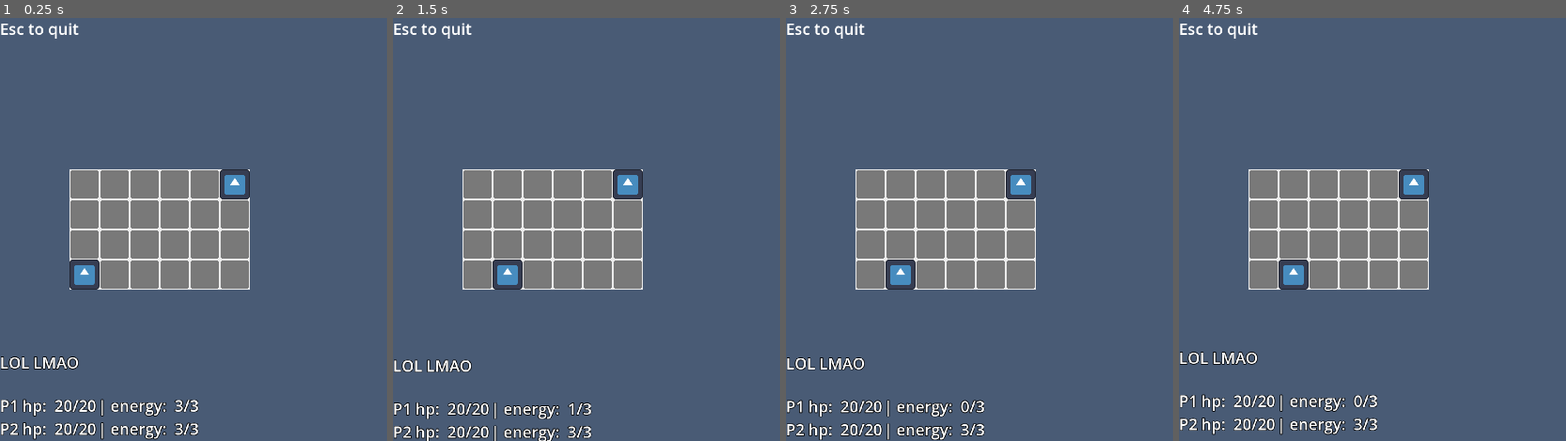
Above: before the commit, frames 1-4 (left to right).
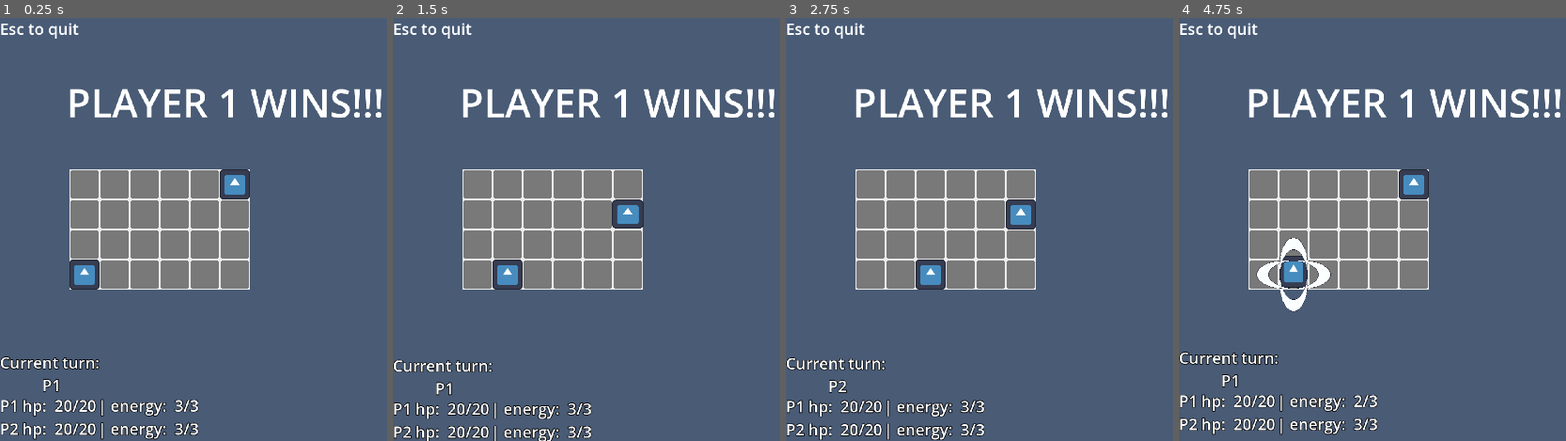
Above: after the commit, the same moments.

Repository: Mark0DumbASSdino/Gridworld-Battle-Simulator
Game: Godot game, scene res://screens/game/game.tscn
Same seed, same stepped clock (60 frames per second), same inputs: the game is played once before the commit and once after it. The engine's default icon, where the game draws it, is replaced by a stand-in: a white triangle on a blue panel in a dark square.
Inputs:
- Up to frame 1 (0.25 s): no input
- Up to frame 2 (1.5 s): hold D (right) 0.53-1.28 s; tap Space (attack) at 0.6 s; tap E (end_turn) at 0.8, 1.35 s; hold S (down) from 1.28 s (still down)
- Up to frame 3 (2.75 s): tap Space (attack) at 1.55, 2.1 s; release S (down) at 2.03 s; hold D (right) from 2.03 s (still down); tap E (end_turn) at 2.3 s
- Up to frame 4 (4.75 s): release D (right) at 2.78 s; hold W (up) 2.78-3.53 s; tap E (end_turn) at 2.85, 3.8, 4.35 s; tap Space (attack) at 3.05, 3.6, 4.55 s; hold A (left) from 3.53 s (still down)

The runs differ from the first frame. In frame 1, 2.8% of the frame differs, in the area x 0-99%, y 16-89%; in frame 2, 3.9%; in frame 3, 5.0%, in the area x 0-99%, y 16-98%; in frame 4, 3.9%.

Commit message:
Add turn system and attack visuals to Brawn
Implemented a turn-based system with turn switching and end-turn controls. Added attack visual effects and new Trail2.png asset for attack animations. Refactored player and Brawn scripts to support turn logic, attack cooldowns, and win condition handling. Updated scene files to include new nodes and UI elements for turn and win display.

Diff:
--- a/character_components/player_component/player_component.gd
+++ b/character_components/player_component/player_component.gd
@@ -7,8 +7,6 @@
 @onready var p : Character = get_parent()
 
 @export var grid_limit_component : GridLimitComponent
-
-var allow_attack : bool = true
 
 func move_handle_player() -> void:
 	if p.energy <= 0:
@@ -31,11 +29,20 @@
 
 	if (
 			Input.is_action_just_pressed("attack") and
-			allow_attack
+			p.allow_attack
 		):
 		p.attacked()
-		p.enable_hitbox = true
-		allow_attack = false
-		await get_tree().create_timer(0.1).timeout
-		p.enable_hitbox = false
-		allow_attack = true
+
+func end_turn_handle_player() -> void:
+
+	if (
+			Input.is_action_just_pressed("end_turn") and
+			Global.current_turn == p and
+			p.allow_end_turn
+			):
+		if p == Global.player_1:
+			Global.current_turn = Global.player_2
+			Global.turn_changed.emit(Global.player_2)
+		elif p == Global.player_2:
+			Global.current_turn = Global.player_1
+			Global.turn_changed.emit(Global.player_1)
--- a/characters/brawn/brawn.gd
+++ b/characters/brawn/brawn.gd
@@ -3,7 +3,7 @@
 ## 20 HP, 3 Energy
 ## Ts finna be the only character
 ## Cuz having 3 characters AND the q learning rl system thingy
-## Would make me wanna shoot myself /j
+## Would make me wanna shoot myself /j4
 ## fr tho
 class_name Brawn
 
@@ -15,6 +15,8 @@
 
 var desired_pos : Vector2
 var enable_hitbox : bool = false
+var allow_end_turn : bool = true
+var allow_attack : bool = true
 
 const pos_lerp_weight : float = 20
 
@@ -26,6 +28,7 @@
 	# Signal Connections
 	%hitbox.area_entered.connect(_hitbox_enter)
 	%hurtbox.area_entered.connect(_hurtbox_enter)
+	Global.turn_changed.connect(my_turn_started)
 
 func _process(delta: float) -> void:
 
@@ -46,6 +49,7 @@
 	if control_type == control_types.PLAYER:
 		player_component.move_handle_player()
 		player_component.attack_handle_player()
+		player_component.end_turn_handle_player()
 
 func moved() -> void:
 	energy -= 1
@@ -57,6 +61,12 @@
 	anim.stop()
 	anim.play("attack")
 
+	enable_hitbox = true
+	allow_attack = false
+	await get_tree().create_timer(0.1).timeout
+	enable_hitbox = false
+	allow_attack = true
+
 func _hitbox_enter(area: Area2D) -> void:
 	if area.name == "hurtbox":
 		pass
@@ -65,3 +75,14 @@
 	if area.name == "hitbox":
 		# Taking damage
 		hp -= 1
+		if hp <= 0:
+			Global.current_turn = null
+
+
+func my_turn_started(_to_who: Character) -> void:
+	#print("It's my turn!: ", self, Global.current_turn)
+	energy = max_energy
+
+	allow_end_turn = false
+	await get_tree().process_frame
+	allow_end_turn = true
--- a/characters/brawn/brawn.tscn
+++ b/characters/brawn/brawn.tscn
@@ -1,9 +1,10 @@
-[gd_scene load_steps=11 format=3 uid="uid://c2rtvdp2w0mqt"]
+[gd_scene load_steps=12 format=3 uid="uid://c2rtvdp2w0mqt"]
 
 [ext_resource type="Script" uid="uid://cctmir7wtua12" path="res://characters/brawn/brawn.gd" id="1_k1kry"]
 [ext_resource type="Texture2D" uid="uid://dbfemq6g1nagq" path="res://art/icon.svg" id="2_3xfdu"]
 [ext_resource type="PackedScene" uid="uid://b48imhemvih3s" path="res://character_components/player_component/player_component.tscn" id="3_mfq06"]
 [ext_resource type="PackedScene" uid="uid://dqqd07e06tham" path="res://character_components/grid_limit_component/grid_limit_component.tscn" id="4_2nft6"]
+[ext_resource type="Texture2D" uid="uid://7pd2d2tvj3a7" path="res://art/Trail2.png" id="5_x4tdm"]
 
 [sub_resource type="Animation" id="Animation_2nft6"]
 resource_name = "move"
@@ -33,6 +34,18 @@
 "update": 0,
 "values": [Vector2(0, 0)]
 }
+tracks/2/type = "value"
+tracks/2/imported = false
+tracks/2/enabled = true
+tracks/2/path = NodePath("attack_visual:modulate")
+tracks/2/interp = 1
+tracks/2/loop_wrap = true
+tracks/2/keys = {
+"times": PackedFloat32Array(0),
+"transitions": PackedFloat32Array(1),
+"update": 0,
+"values": [Color(1, 1, 1, 0)]
+}
 
 [sub_resource type="Animation" id="Animation_x4tdm"]
 length = 0.001
@@ -59,6 +72,30 @@
 "transitions": PackedFloat32Array(1),
 "update": 0,
 "values": [Vector2(0, 0)]
+}
+tracks/2/type = "value"
+tracks/2/imported = false
+tracks/2/enabled = true
+tracks/2/path = NodePath("attack_visual:scale")
+tracks/2/interp = 1
+tracks/2/loop_wrap = true
+tracks/2/keys = {
+"times": PackedFloat32Array(0),
+"transitions": PackedFloat32Array(1),
+"update": 0,
+"values": [Vector2(1e-05, 1e-05)]
+}
+tracks/3/type = "value"
+tracks/3/imported = false
+tracks/3/enabled = true
+tracks/3/path = NodePath("attack_visual:modulate")
+tracks/3/interp = 1
+tracks/3/loop_wrap = true
+tracks/3/keys = {
+"times": PackedFloat32Array(0),
+"transitions": PackedFloat32Array(1),
+"update": 0,
+"values": [Color(1, 1, 1, 0)]
 }
 
 [sub_resource type="Animation" id="Animation_r5pni"]
@@ -89,6 +126,30 @@
 "update": 0,
 "values": [Vector2(0, 0), Vector2(0, -10), Vector2(0, 0)]
 }
+tracks/2/type = "value"
+tracks/2/imported = false
+tracks/2/enabled = true
+tracks/2/path = NodePath("attack_visual:scale")
+tracks/2/interp = 1
+tracks/2/loop_wrap = true
+tracks/2/keys = {
+"times": PackedFloat32Array(0, 0.2),
+"transitions": PackedFloat32Array(0.5, 1),
+"update": 0,
+"values": [Vector2(1e-05, 1e-05), Vector2(1, 1)]
+}
+tracks/3/type = "value"
+tracks/3/imported = false
+tracks/3/enabled = true
+tracks/3/path = NodePath("attack_visual:modulate")
+tracks/3/interp = 1
+tracks/3/loop_wrap = true
+tracks/3/keys = {
+"times": PackedFloat32Array(0, 0.1, 0.15, 0.2),
+"transitions": PackedFloat32Array(1, 1, 1, 1),
+"update": 0,
+"values": [Color(1, 1, 1, 0), Color(1, 1, 1, 1), Color(1, 1, 1, 1), Color(1, 1, 1, 0)]
+}
 
 [sub_resource type="AnimationLibrary" id="AnimationLibrary_x4tdm"]
 _data = {
@@ -159,3 +220,43 @@
 [node name="hubc" type="CollisionShape2D" parent="hurtbox"]
 shape = SubResource("RectangleShape2D_2nft6")
 debug_color = Color(1.7808378e-06, 0.6353858, 0.41399652, 0.24313726)
+
+[node name="attack_visual" type="Node2D" parent="."]
+modulate = Color(1, 1, 1, 0)
+z_index = 1
+scale = Vector2(1e-05, 1e-05)
+
+[node name="right" type="Sprite2D" parent="attack_visual"]
+position = Vector2(10, 0)
+scale = Vector2(0.5, 0.25)
+texture = ExtResource("5_x4tdm")
+hframes = 2
+vframes = 2
+
+[node name="down" type="Sprite2D" parent="attack_visual"]
+position = Vector2(0, 10)
+rotation = 1.5707964
+scale = Vector2(0.5, 0.25)
+texture = ExtResource("5_x4tdm")
+hframes = 2
+vframes = 2
+
+[node name="left" type="Sprite2D" parent="attack_visual"]
+position = Vector2(-10, 0)
+rotation = 3.1415927
+scale = Vector2(0.5, 0.25)
+texture = ExtResource("5_x4tdm")
+hframes = 2
+vframes = 2
+
+[node name="up" type="Sprite2D" parent="attack_visual"]
+position = Vector2(0, -10)
+rotation = 4.712389
+scale = Vector2(0.5, 0.25)
+texture = ExtResource("5_x4tdm")
+hframes = 2
+vframes = 2
+
+[node name="Label" type="Label" parent="attack_visual"]
+offset_right = 40.0
+offset_bottom = 23.0
--- a/global.gd
+++ b/global.gd
@@ -12,3 +12,5 @@
 const grid_bounds_bot_right : Vector2 = Vector2(
 	3, 2
 )
+
+signal turn_changed(to_who: Character)
--- a/project.godot
+++ b/project.godot
@@ -18,6 +18,10 @@
 [autoload]
 
 Global="*res://global.gd"
+
+[debug]
+
+gdscript/warnings/unused_signal=0
 
 [display]
 
--- a/screens/game/game.gd
+++ b/screens/game/game.gd
@@ -3,6 +3,6 @@
 ## Where the combat & shit happens
 class_name Game
 
-func _input(event: InputEvent) -> void:
+func _input(_event: InputEvent) -> void:
 	if Input.is_action_just_pressed("ui_cancel"):
 		get_tree().change_scene_to_file("res://screens/start/start.tscn")
--- a/screens/game/game.tscn
+++ b/screens/game/game.tscn
@@ -9,6 +9,9 @@
 [ext_resource type="LabelSettings" uid="uid://cel2a2qsy4ryx" path="res://gui_txt.tres" id="7_uain1"]
 [ext_resource type="Script" uid="uid://skessnlaovyi" path="res://screens/game/hps.gd" id="8_18b3j"]
 [ext_resource type="Script" uid="uid://yrvn8yyxh6wx" path="res://screens/game/energies.gd" id="8_cpxdg"]
+
+[sub_resource type="LabelSettings" id="LabelSettings_18b3j"]
+font_size = 100
 
 [node name="game" type="Node2D"]
 script = ExtResource("1_eyx8b")
@@ -26,17 +29,16 @@
 
 [node name="entities" type="Node2D" parent="." node_paths=PackedStringArray("player_1", "player_2")]
 script = ExtResource("3_yflor")
-player_1 = NodePath("brawn")
-player_2 = NodePath("brawn2")
+player_1 = NodePath("P1")
+player_2 = NodePath("P2")
 
-[node name="brawn" parent="entities" instance=ExtResource("4_npd5f")]
+[node name="P1" parent="entities" instance=ExtResource("4_npd5f")]
 position = Vector2(-64, 64)
 start_pos = Vector2(-2, 2)
 
-[node name="brawn2" parent="entities" instance=ExtResource("4_npd5f")]
+[node name="P2" parent="entities" instance=ExtResource("4_npd5f")]
 position = Vector2(96, -32)
 start_pos = Vector2(3, -1)
-control_type = 1
 
 [node name="GUI" type="CanvasLayer" parent="."]
 script = ExtResource("5_g1ktd")
@@ -55,6 +57,7 @@
 script = ExtResource("6_2v4l3")
 
 [node name="turn" type="Label" parent="GUI/who_turn"]
+unique_name_in_owner = true
 layout_mode = 2
 text = "LOL LMAO"
 label_settings = ExtResource("7_uain1")
@@ -101,3 +104,14 @@
 layout_mode = 2
 text = "P2 ENERGY: 6/9"
 label_settings = ExtResource("7_uain1")
+
+[node name="win" type="Label" parent="GUI"]
+unique_name_in_owner = true
+offset_left = 98.0
+offset_top = 64.0
+offset_right = 1053.0
+offset_bottom = 367.0
+text = "PLAYER 1 WINS!!!"
+label_settings = SubResource("LabelSettings_18b3j")
+horizontal_alignment = 1
+vertical_alignment = 1
--- a/screens/game/who_turn.gd
+++ b/screens/game/who_turn.gd
@@ -1,2 +1,5 @@
 extends VBoxContainer
 class_name WhoTurn
+
+func _process(_delta: float) -> void:
+	%turn.text = str("Current turn: \n", Global.current_turn.name)
Binary file added: art/Trail2.png
Not shown, added: art/Trail2.png.import
Not shown: 1 places in screens/game/game.tscn that only renumber resources
